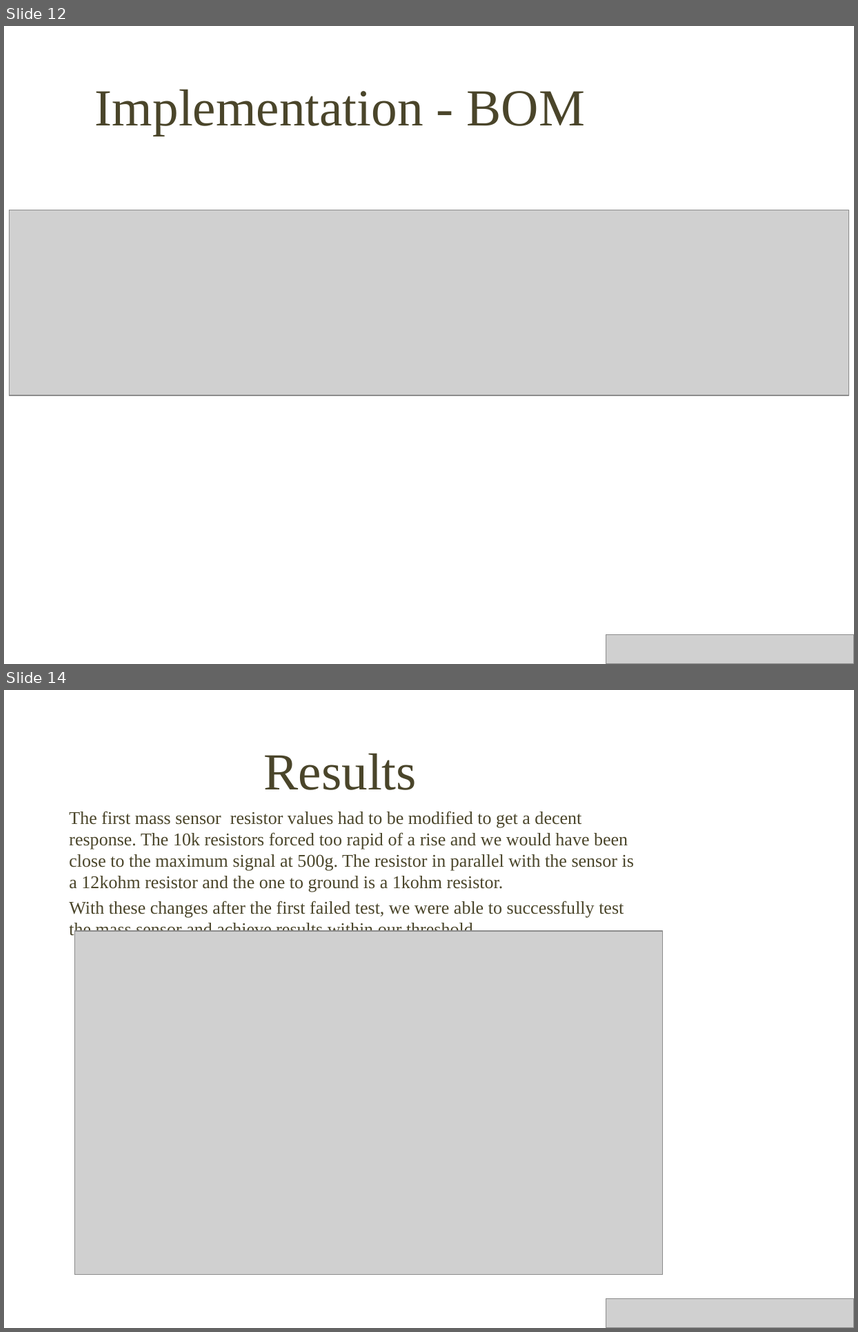
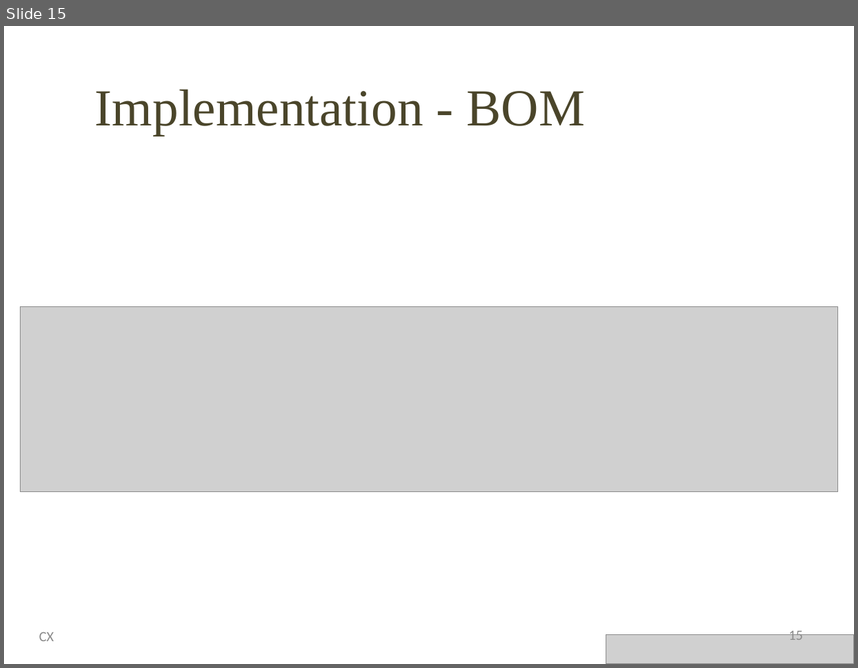
Before and after one commit to Stevie-Nicks-and-the-Xaybanha-Zhous/SelectiveBirdFeeder, a slide deck: Smart_Bird_Feeder_Presentation.pptx. Shown one above the other, each under a label of ours: slides 12 and 14 before the commit, slide 15 after it; the slides between them are not shown. The pictures are 858x1332 and 858x668 pixels, drawn with LibreOffice and Linux fonts; fonts in the diff are those of the drawing; grey boxes stand for pictures; background and template pictures are left out. Boxes give left, top, right and bottom in pixels: in the first picture for what was removed or moved away, otherwise in the second. Text is boxed around its words. In the diff, an @@ line names an element or a change of style, - is before the commit and + after.

```diff
--- a/Smart_Bird_Feeder_Presentation.pptx
+++ b/Smart_Bird_Feeder_Presentation.pptx
@@ slide 14 removed at (4, 690, 854, 1328), background picture (left out) @@
@@ title removed at (264, 753, 417, 790) @@
-Results
@@ text removed at (69, 811, 634, 939) @@
-The first mass sensor resistor values had to be modified to get a decent response. The 10k resistors forced too rapid of a rise and we would have been close to the maximum signal at 500g. The resistor in parallel with the sensor is a 12kohm resistor and the one to ground is a 1kohm resistor.
-With these changes after the first failed test, we were able to successfully test the mass sensor and achieve results within our threshold.
@@ picture removed at (74, 931, 663, 1274) @@
@@ picture removed at (606, 1299, 854, 1328) @@
@@ what was slide 12 is now slide 15 @@
@@ slide 15 changed as well @@
@@ picture: place and size @@
-picture at (9, 210, 849, 396)
+picture at (20, 307, 837, 492)
@@ text added at (39, 632, 54, 641), 12 pt, text #8C8C8C @@
+CX
@@ page number added at (789, 628, 803, 639), 12 pt, text #8C8C8C @@
+15
```
Also in this commit, not shown: 11 other slides changed, 7 slides added, 3 other slides removed.
